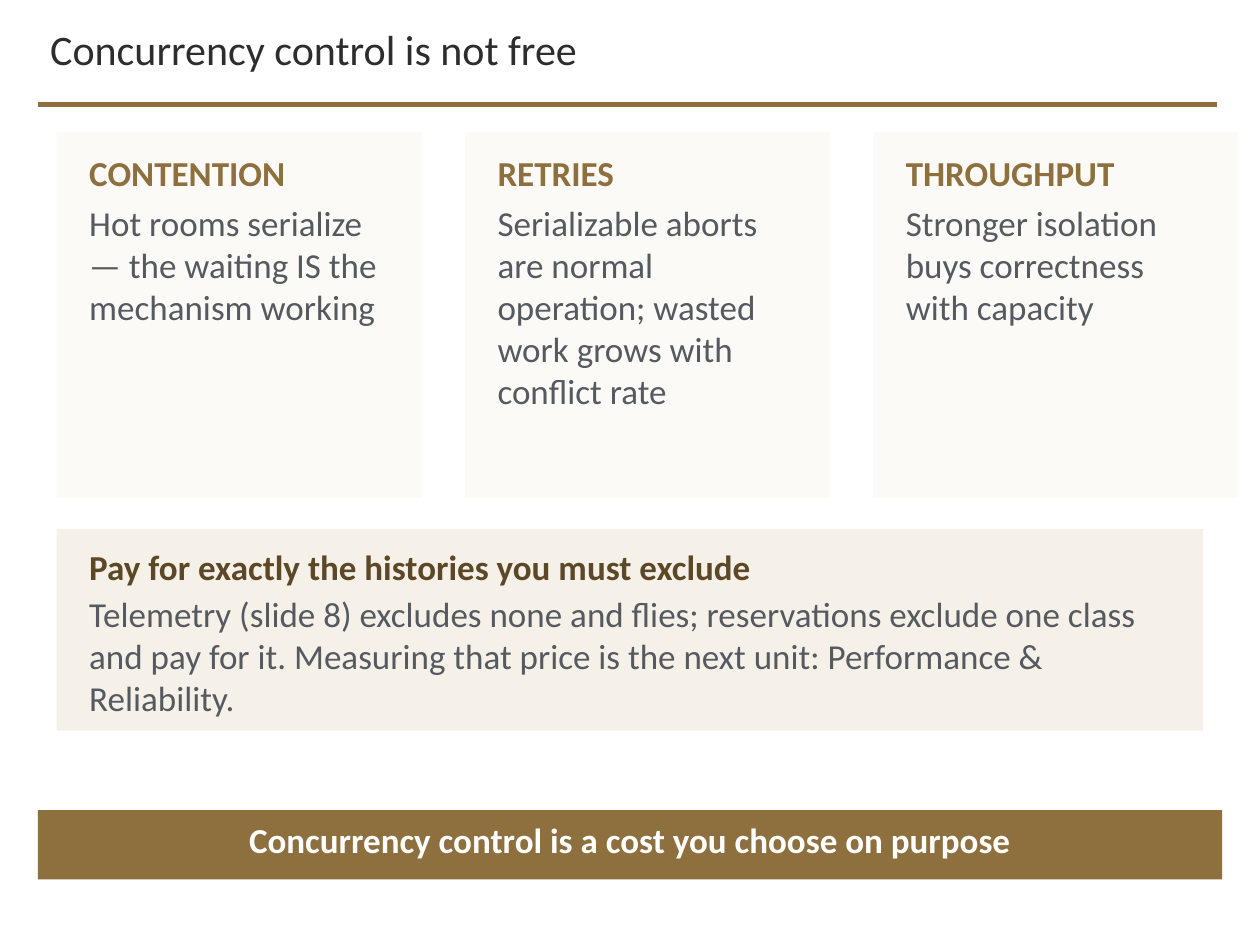
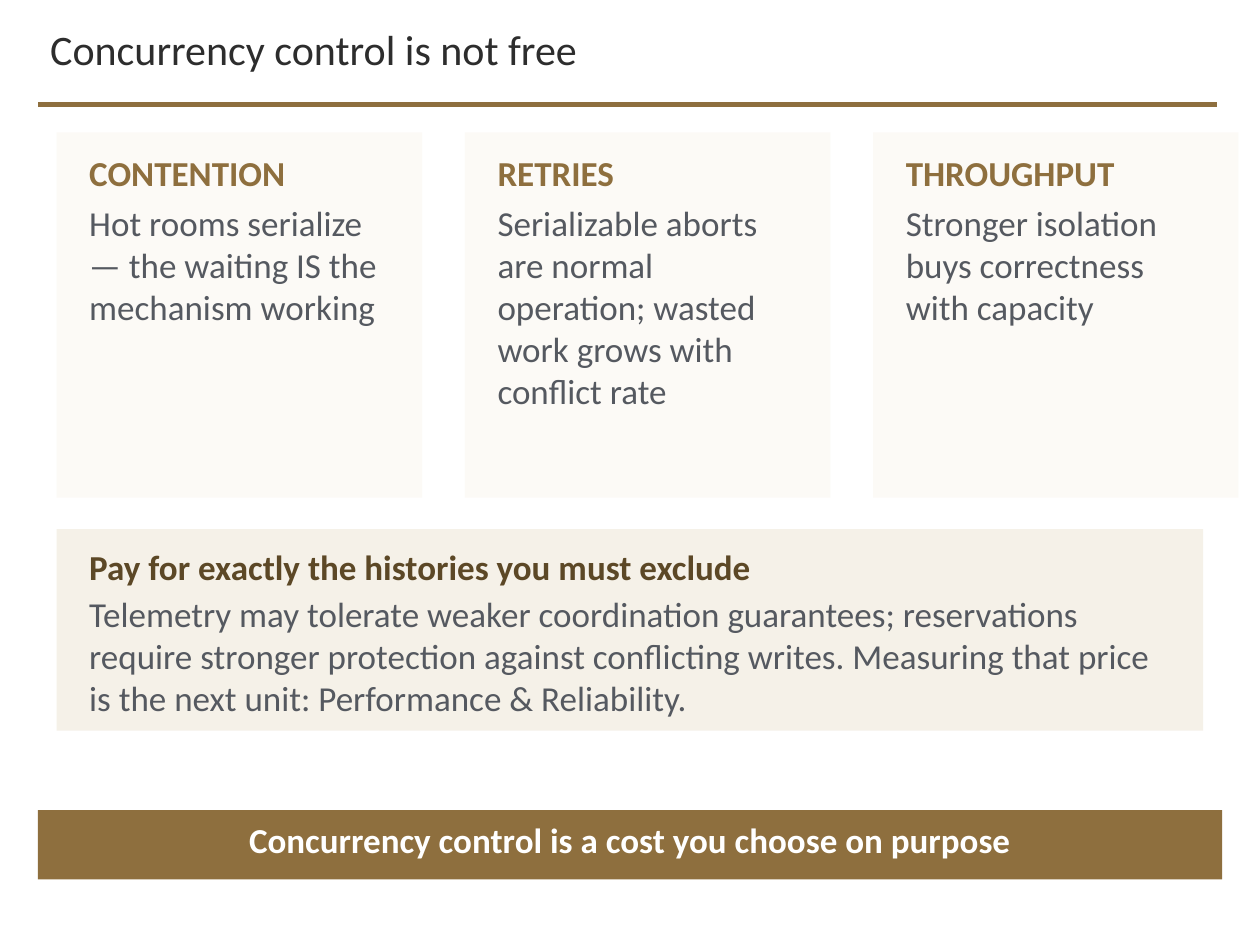
Before and after one commit to davisjam/model-based-agentic-software-engineering, a slide deck: slide 24 of course/lectures/act-3-software-in-the-world/02-compute-environments-and-data-management/3-2-Data-Management.pptx. Drawn at 1260x945 pixels with LibreOffice and Linux fonts; fonts in the diff are those of the drawing; background and template pictures are left out. Boxes give left, top, right and bottom in pixels: in the first picture for what was removed or moved away, otherwise in the second. Text is boxed around its words. In the diff, an @@ line names an element or a change of style, - is before the commit and + after.

```diff
--- a/course/lectures/act-3-software-in-the-world/02-compute-environments-and-data-management/3-2-Data-Management.pptx
+++ b/course/lectures/act-3-software-in-the-world/02-compute-environments-and-data-management/3-2-Data-Management.pptx
@@ text at (x1=89, y1=602, x2=1149, y2=717): text changed @@
-Telemetry (slide 8) excludes none and flies; reservations exclude one class and pay for it. Measuring that price is the next unit: Performance & Reliability.
+Telemetry may tolerate weaker coordination guarantees; reservations require stronger protection against conflicting writes. Measuring that price is the next unit: Performance & Reliability.
```
Also in this commit, not shown: 11 other slides changed.
